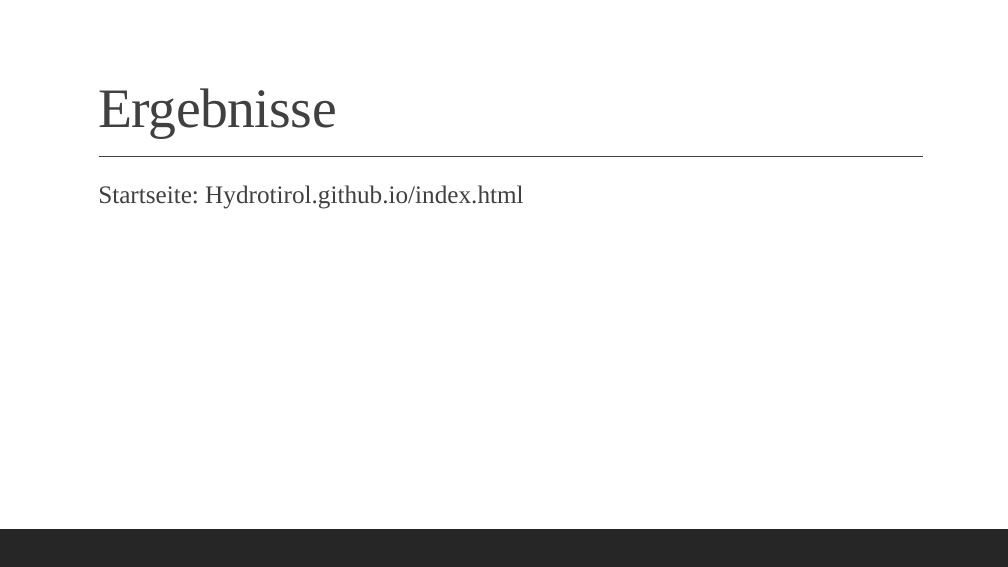
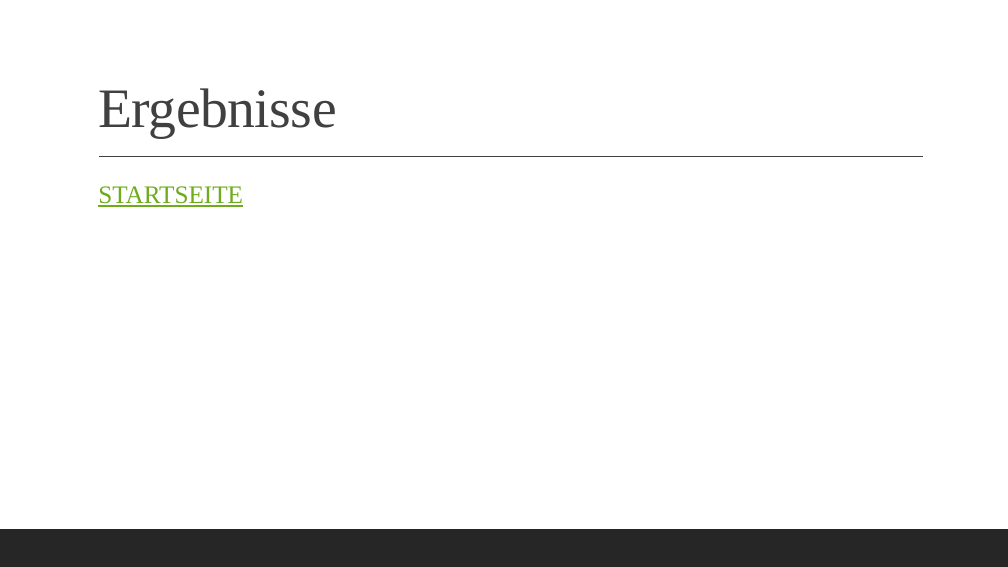
Before and after one commit to hydrotirol/hydrotirol.github.io, a slide deck: slide 6 of HydroTirol_Präsentation.pptx. Drawn at 1008x567 pixels with LibreOffice and Linux fonts; fonts in the diff are those of the drawing. Boxes give left, top, right and bottom in pixels: in the first picture for what was removed or moved away, otherwise in the second. Text is boxed around its words. In the diff, an @@ line names an element or a change of style, - is before the commit and + after.

Commit message:
präsi + folien aktualisiert

```diff
--- a/HydroTirol_Präsentation.pptx
+++ b/HydroTirol_Präsentation.pptx
@@ text at (98,186,243,207): text changed; text colour #404040 to #6EAC1C @@
-  Startseite: Hydrotirol.github.io/index.html
+  STARTSEITE
```
Also in this commit, not shown: 1 other file.
